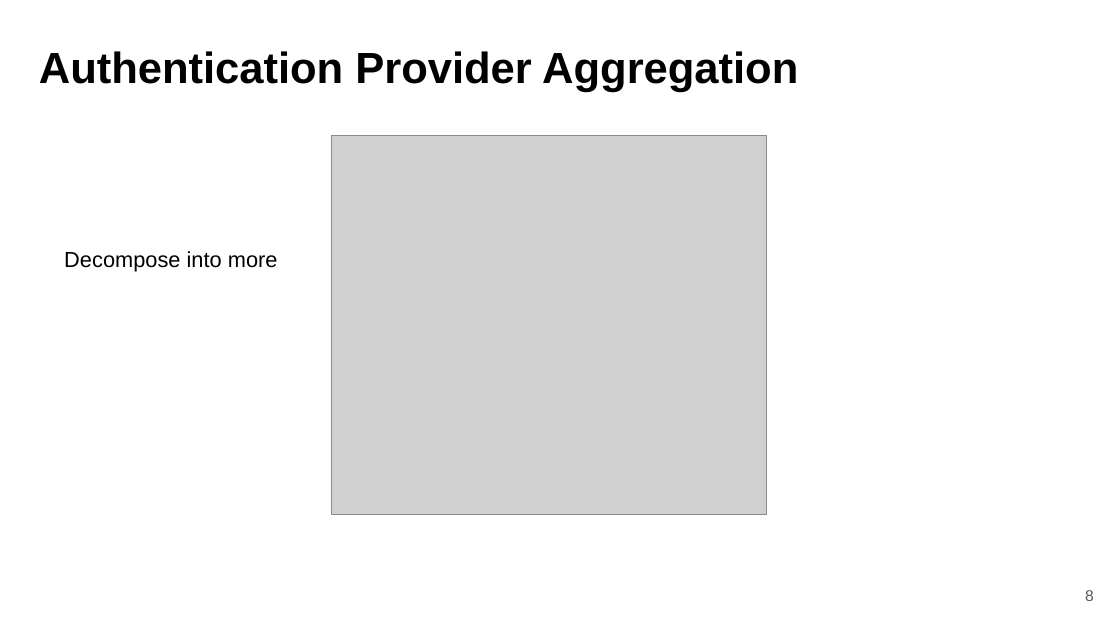
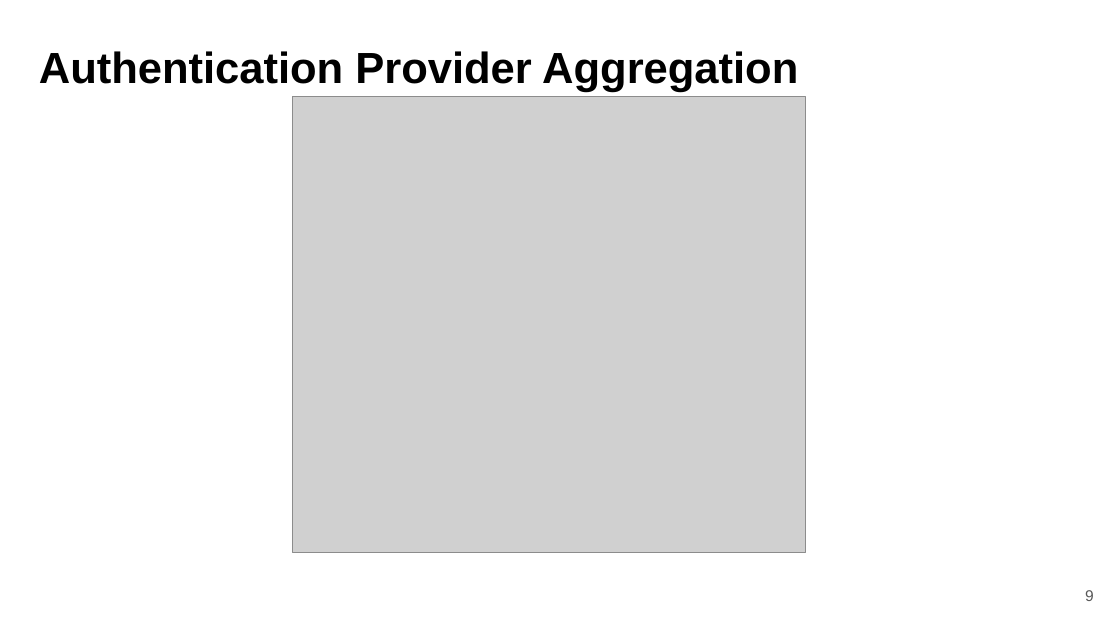
Before and after one commit to fanglores/Advanced-Software-Design, a slide deck: slide 9 of PracticeTasks/Module2/Task_9/Task 9. Domain decomposition.pptx (slide 8 before the commit). Drawn at 1120x630 pixels with LibreOffice and Linux fonts; fonts in the diff are those of the drawing; grey boxes stand for pictures. Boxes give left, top, right and bottom in pixels: in the first picture for what was removed or moved away, otherwise in the second. Text is boxed around its words. In the diff, an @@ line names an element or a change of style, - is before the commit and + after.

```diff
--- a/PracticeTasks/Module2/Task_9/Task 9. Domain decomposition.pptx
+++ b/PracticeTasks/Module2/Task_9/Task 9. Domain decomposition.pptx
@@ picture: place and size @@
-picture at box(332, 136, 767, 514)
+picture at box(292, 96, 805, 552)
@@ text removed at box(64, 251, 278, 272) @@
-Decompose into more
```
Also in this commit, not shown: 3 other slides changed, 1 slide added, 3 slides removed, 3 other files.
